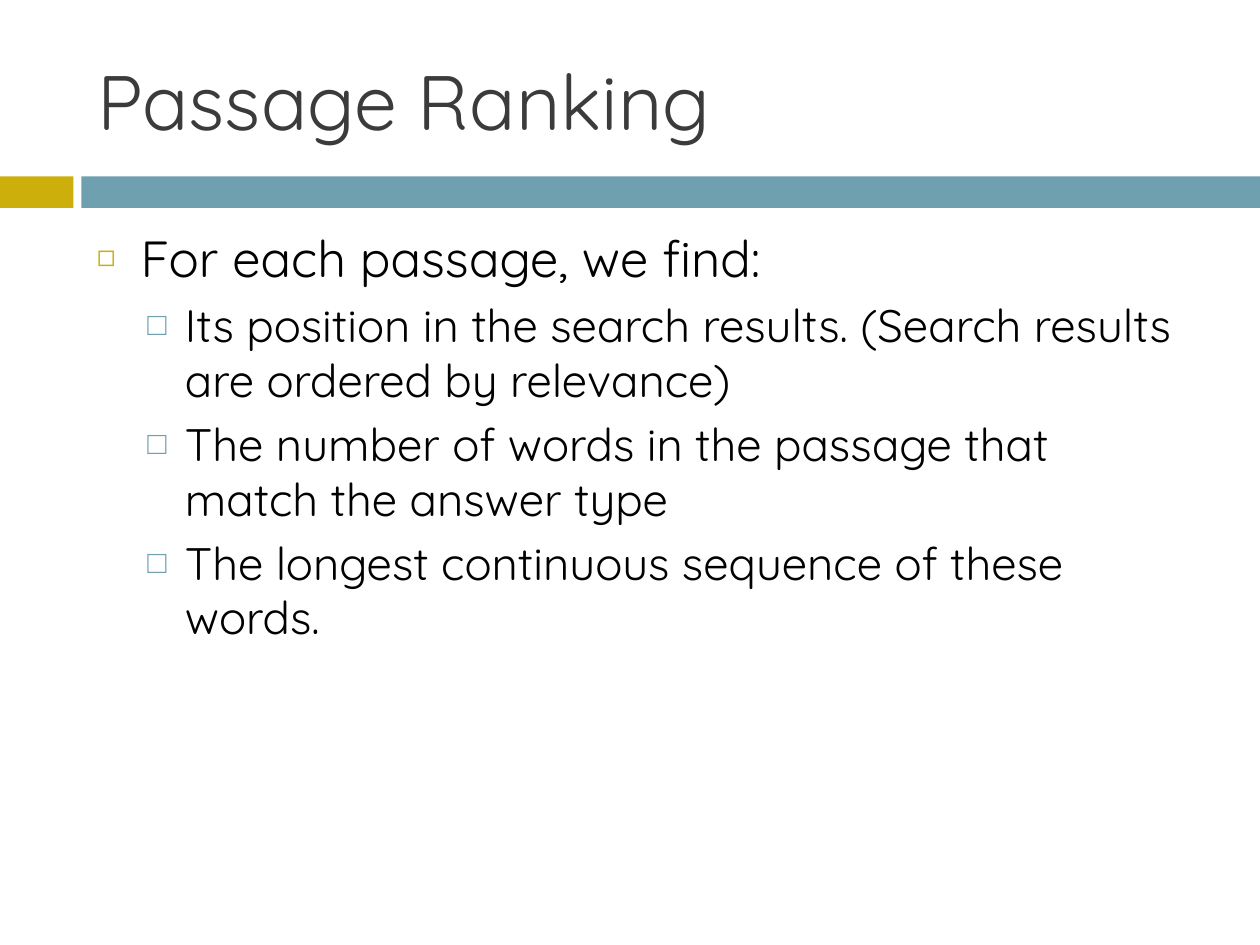
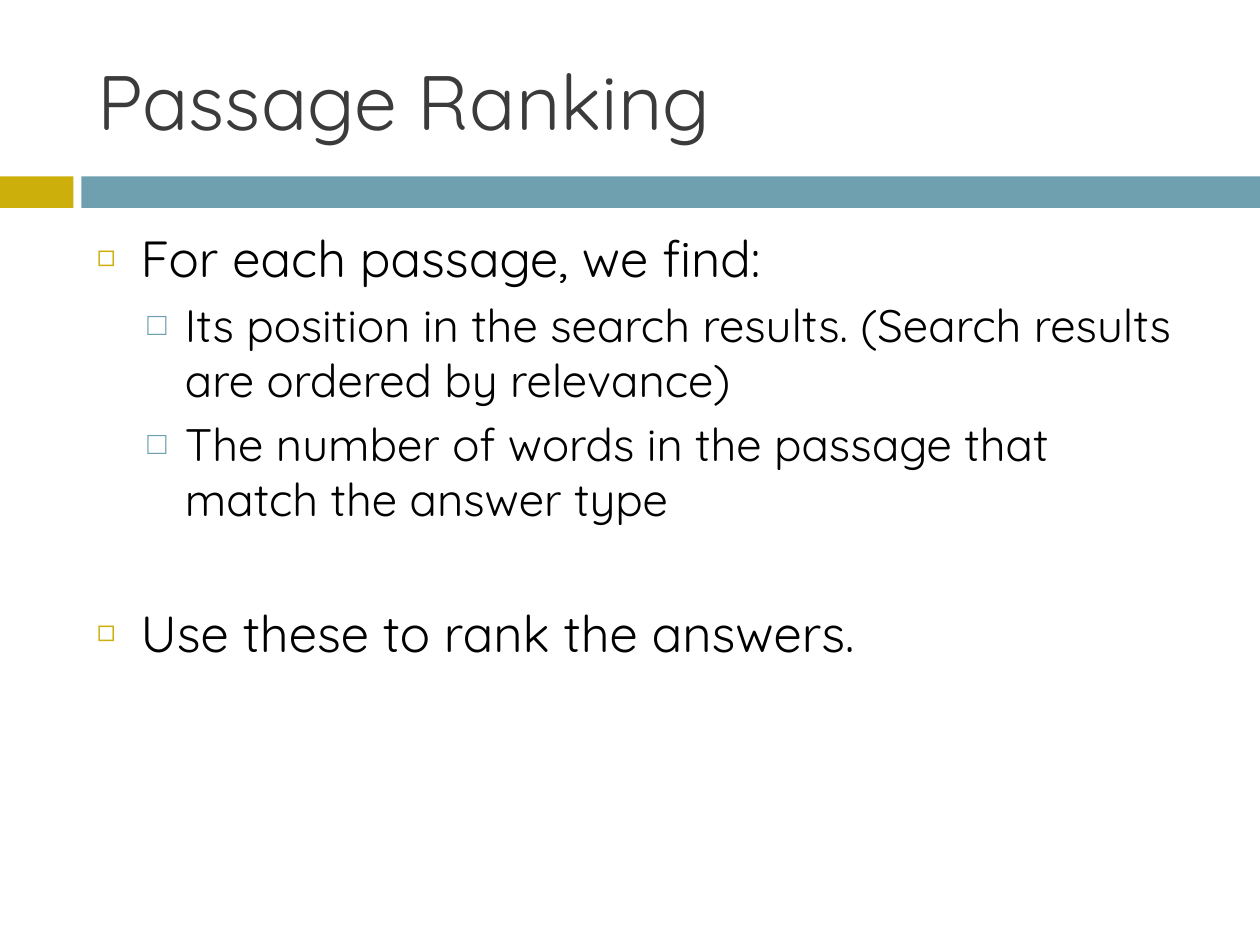
Before and after one commit to AndrewFM/NLPFinal, a slide deck: slide 23 of QA Presentation.ppt. Drawn at 1260x945 pixels with LibreOffice and Linux fonts; fonts in the diff are those of the drawing. Boxes give left, top, right and bottom in pixels: in the first picture for what was removed or moved away, otherwise in the second. Text is boxed around its words. In the diff, an @@ line names an element or a change of style, - is before the commit and + after.

```diff
--- a/QA Presentation.ppt
+++ b/QA Presentation.ppt
@@ text at (x1=141, y1=614, x2=855, y2=653): text changed; size 26 to 29 pt @@
-  □ The longest continuous sequence of these words.
+◻ Use these to rank the answers.
```
Also in this commit, not shown: 19 other files.
